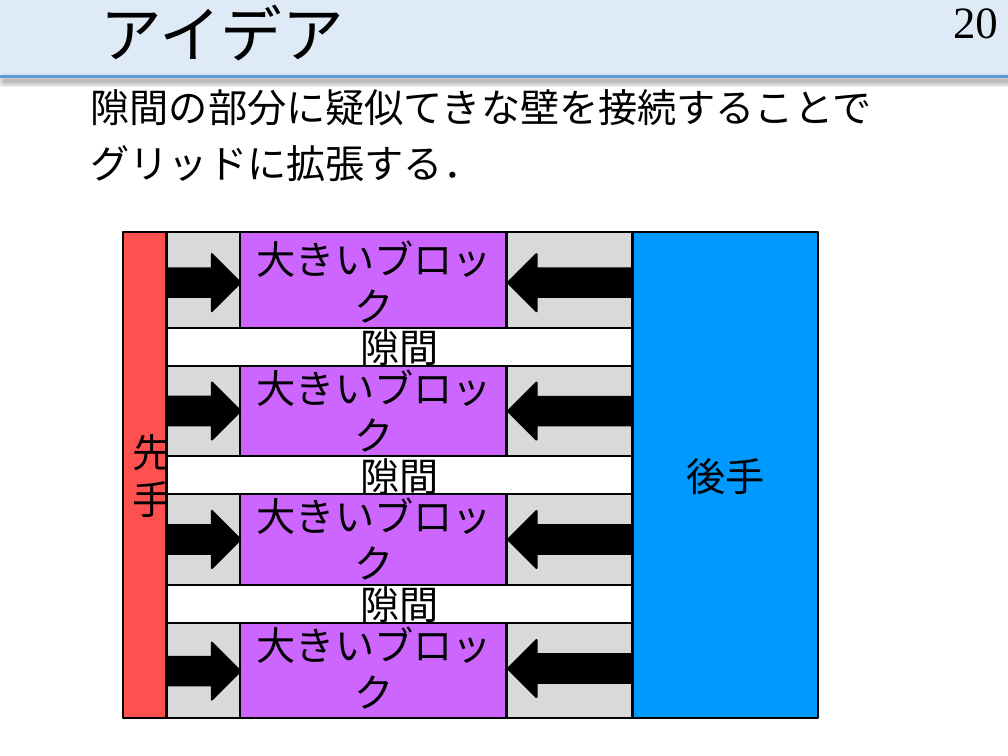
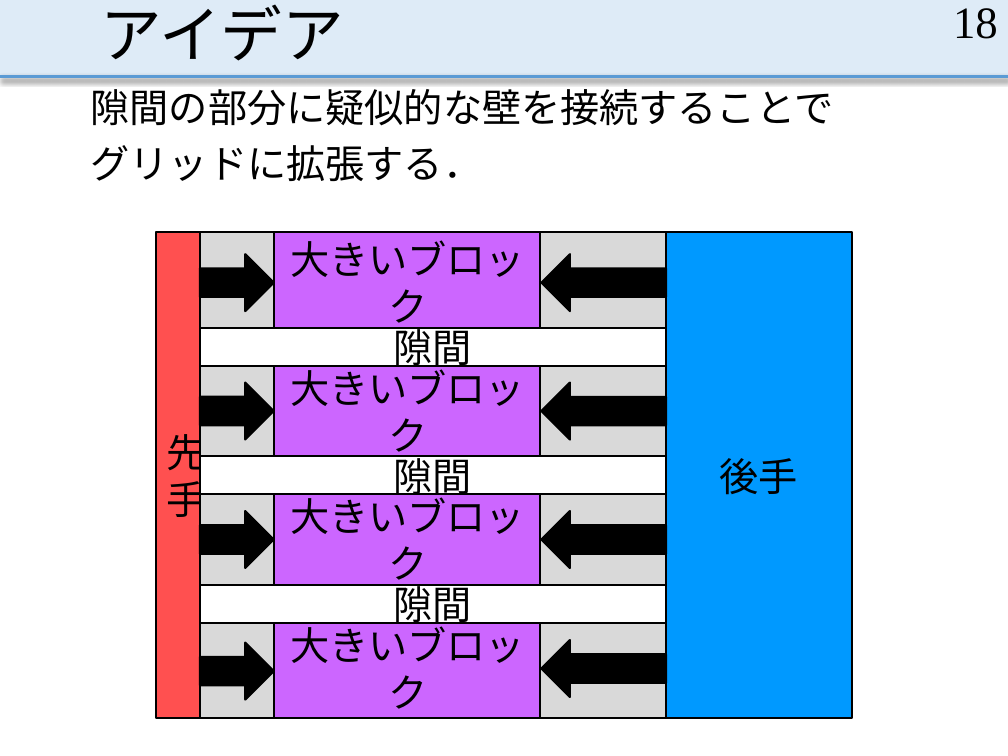
Before and after one commit to MasayaOda/SR, a slide deck: slide 18 of 小田卒論発表 - コピー.pptx (slide 20 before the commit). Drawn at 1008x756 pixels with LibreOffice and Linux fonts; fonts in the diff are those of the drawing. Boxes give left, top, right and bottom in pixels: in the first picture for what was removed or moved away, otherwise in the second. Text is boxed around its words. In the diff, an @@ line names an element or a change of style, - is before the commit and + after.

Commit message:
発表練習する． 図に補足の文字を書く

```diff
--- a/小田卒論発表 - コピー.pptx
+++ b/小田卒論発表 - コピー.pptx
@@ page number at (953, 8, 998, 39): text changed @@
-20
+18
@@ text at (91, 82, 834, 126): text changed @@
-隙間の部分に疑似てきな壁を接続することで
+隙間の部分に疑似的な壁を接続することで
@@ 17 rectangles, 8 right arrows: place and size @@
-17 rectangles, 8 right arrows at (123, 232, 818, 719)
+17 rectangles, 8 right arrows at (156, 232, 852, 719)
```
Also in this commit, not shown: 22 other slides changed, 1 slide added, 2 slides removed, 1 other file.
